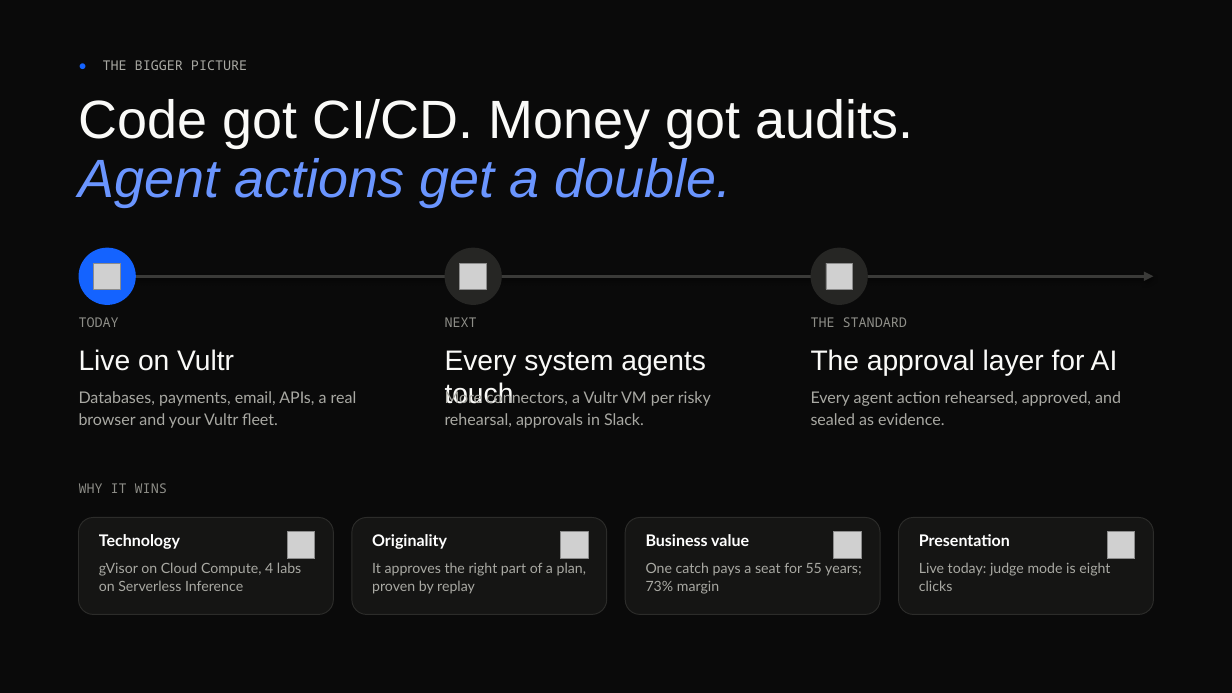
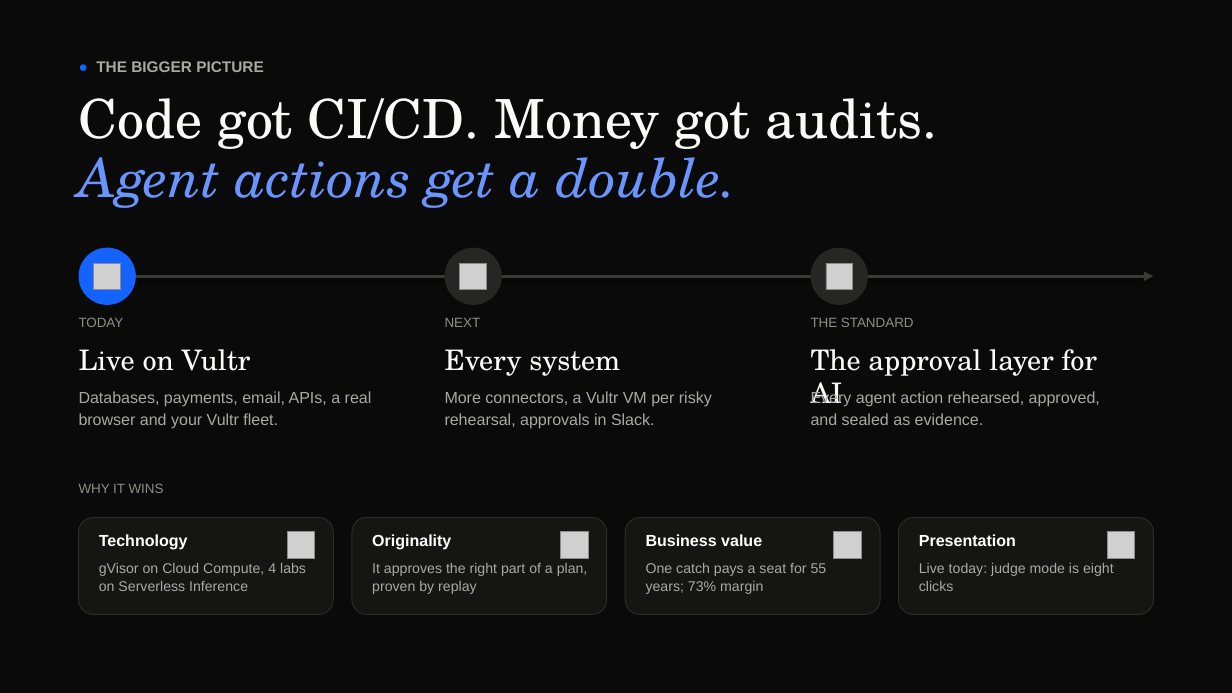
Before and after one commit to vidigoat/stunt-double, a slide deck: slide 10 of presentation/StuntDouble.pptx. Drawn at 1232x693 pixels with LibreOffice and Linux fonts; fonts in the diff are those of the drawing; grey boxes stand for pictures. Boxes give left, top, right and bottom in pixels: in the first picture for what was removed or moved away, otherwise in the second. Text is boxed around its words. In the diff, an @@ line names an element or a change of style, - is before the commit and + after.

```diff
--- a/presentation/StuntDouble.pptx
+++ b/presentation/StuntDouble.pptx
@@ text "● THE BIGGER PICTURE" at (96,61,263,72): size 10.5 to 12 pt, font Noto Sans Mono to Arial, bold on @@
@@ text at (445,349,620,376): text changed; font Arial to TeX Gyre Schola @@
-Every system agents touch
+Every system
@@ font Arial to TeX Gyre Schola in 3 elements at (79,98,938,208), (79,349,251,371), (811,349,1097,403) @@
@@ font Noto Sans Mono to Arial in 4 elements at (79,317,124,327), (445,318,481,327), (811,317,914,327), (79,483,164,493) @@
@@ font Lato to Arial in 11 elements at (79,391,372,429), (445,391,712,429), (811,390,1100,425), (99,534,188,550), (99,563,306,591), (372,534,451,550), (372,563,588,594), (646,534,762,546), (646,563,827,594), (919,534,1016,546), (919,563,1114,591) @@
```
Also in this commit, not shown: 10 other slides changed, 20 other files.
